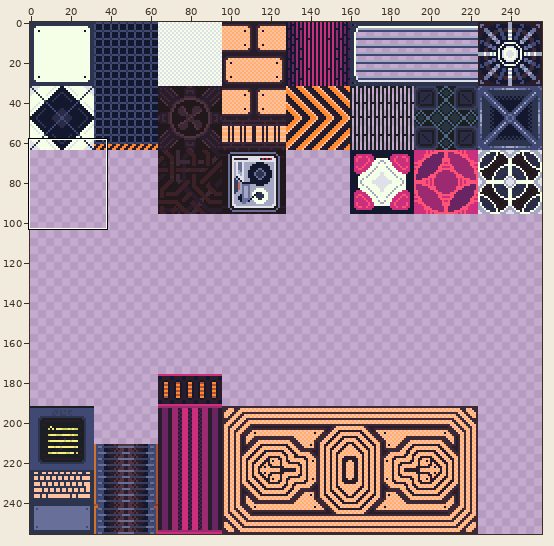
Sprite sheet, stored at AlienTileSet.png. Above: a wide view before the commit, with the close-up outlined.
Close-up. Before the commit:
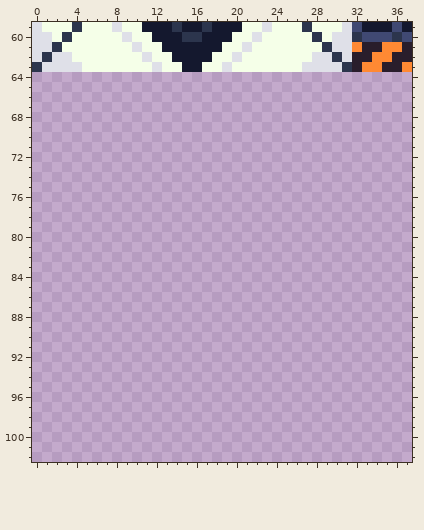
The file is 256x256 pixels. Shown: x 0..37, y 59..102.
After:
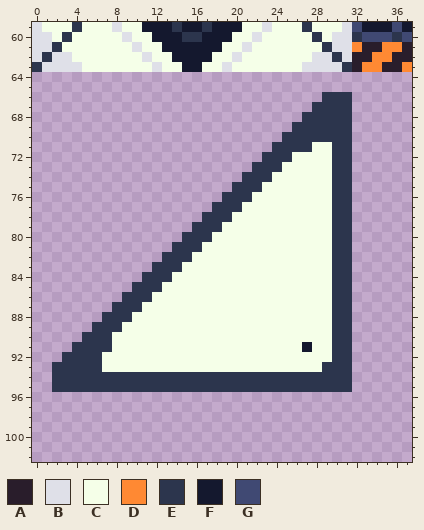
Palette (. is transparent): A #291d2b  B #dfe0e8  C #f5ffe8  D #ff8933  E #2c354d  F #14182e  G #404973
Difference:
Changed rows in their new state; - is an unchanged pixel.
first column x 2:
 66 ---------------------------EEE
 67 --------------------------EEEE
 68 -------------------------EEEEE
 69 ------------------------EEEEEE
 70 -----------------------EEEEEEE
 71 ----------------------EEEECCEE
 72 ---------------------EEECCCCEE
 73 --------------------EEECCCCCEE
 74 -------------------EEECCCCCCEE
 75 ------------------EEECCCCCCCEE
 76 -----------------EEECCCCCCCCEE
 77 ----------------EEECCCCCCCCCEE
 78 ---------------EEECCCCCCCCCCEE
 79 --------------EEECCCCCCCCCCCEE
 80 -------------EEECCCCCCCCCCCCEE
 81 ------------EEECCCCCCCCCCCCCEE
 82 -----------EEECCCCCCCCCCCCCCEE
 83 ----------EEECCCCCCCCCCCCCCCEE
 84 ---------EEECCCCCCCCCCCCCCCCEE
 85 --------EEECCCCCCCCCCCCCCCCCEE
 86 -------EEECCCCCCCCCCCCCCCCCCEE
 87 ------EEECCCCCCCCCCCCCCCCCCCEE
 88 -----EEECCCCCCCCCCCCCCCCCCCCEE
 89 ----EEECCCCCCCCCCCCCCCCCCCCCEE
 90 ---EEECCCCCCCCCCCCCCCCCCCCCCEE
 91 --EEEECCCCCCCCCCCCCCCCCCCFCCEE
 92 -EEEECCCCCCCCCCCCCCCCCCCCCCCEE
 93 EEEEECCCCCCCCCCCCCCCCCCCCCCEEE
 94 EEEEEEEEEEEEEEEEEEEEEEEEEEEEEE
 95 EEEEEEEEEEEEEEEEEEEEEEEEEEEEEE
